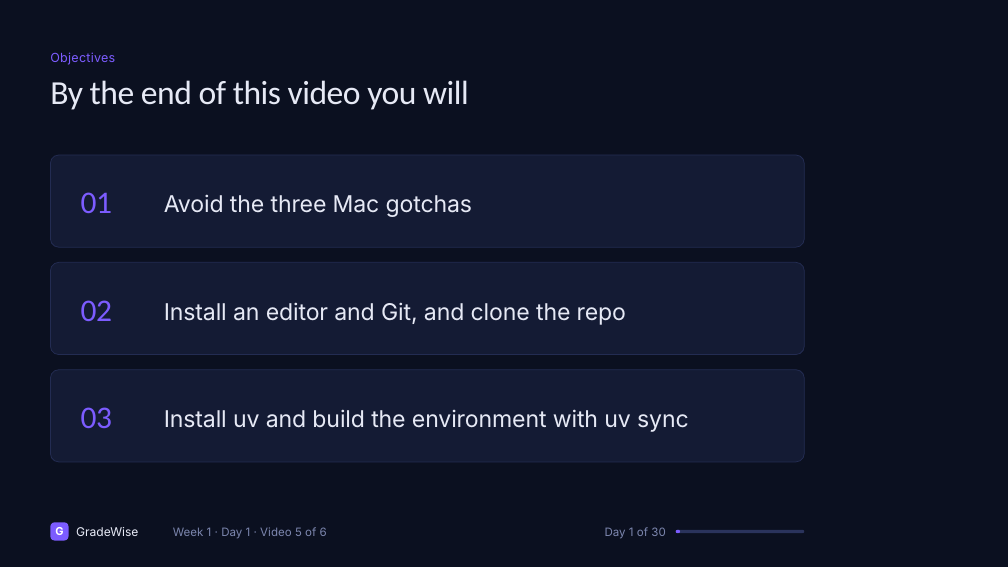
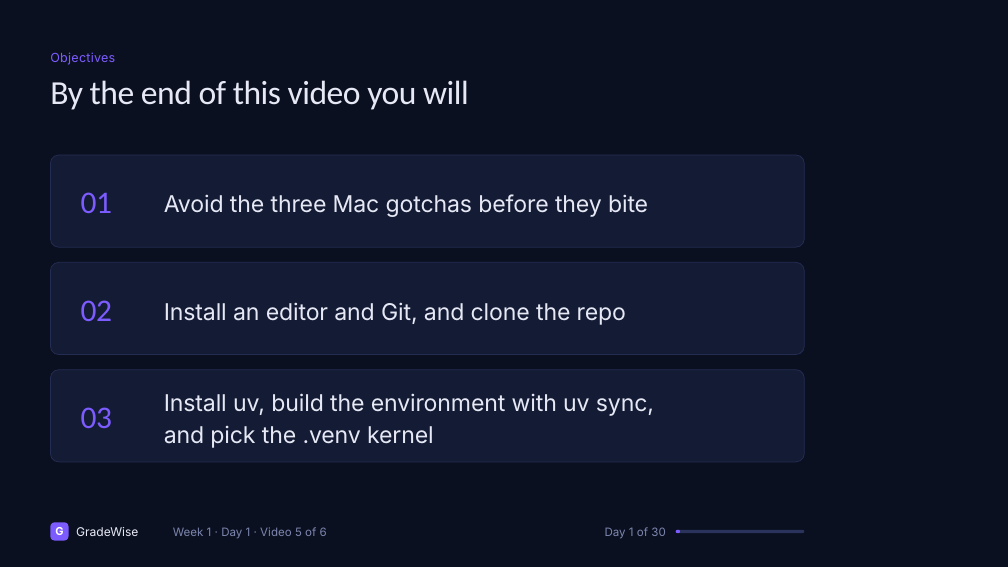
Before and after one commit to jainakshat15/agentic-rag-gradewise, a slide deck: slide 68 of slides/source/week_1.pptx. Drawn at 1008x567 pixels with LibreOffice and Linux fonts; fonts in the diff are those of the drawing. Boxes give left, top, right and bottom in pixels: in the first picture for what was removed or moved away, otherwise in the second. Text is boxed around its words. In the diff, an @@ line names an element or a change of style, - is before the commit and + after.

```diff
--- a/slides/source/week_1.pptx
+++ b/slides/source/week_1.pptx
@@ text at (x1=164, y1=194, x2=648, y2=217): text changed @@
-Avoid the three Mac gotchas
+Avoid the three Mac gotchas before they bite
@@ text at (x1=164, y1=393, x2=654, y2=448): text changed @@
-Install uv and build the environment with uv sync
+Install uv, build the environment with uv sync, and pick the .venv kernel
```
Also in this commit, not shown: 18 other slides changed, 3 slides added, 1 slide removed, 7 other files.
